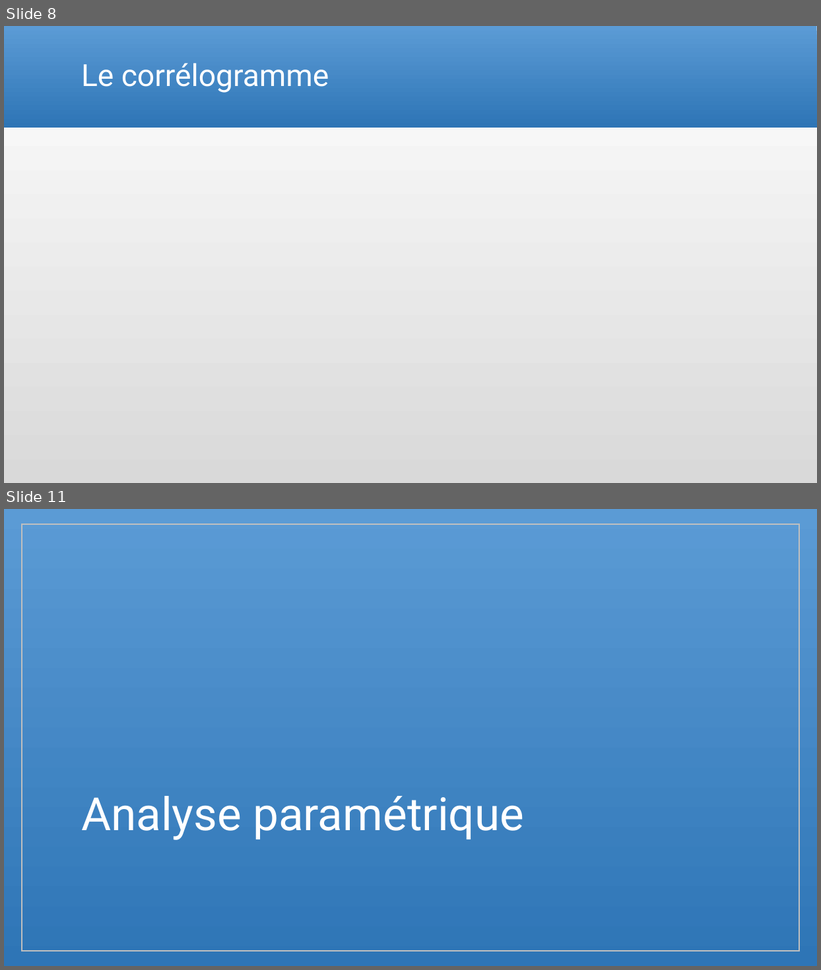
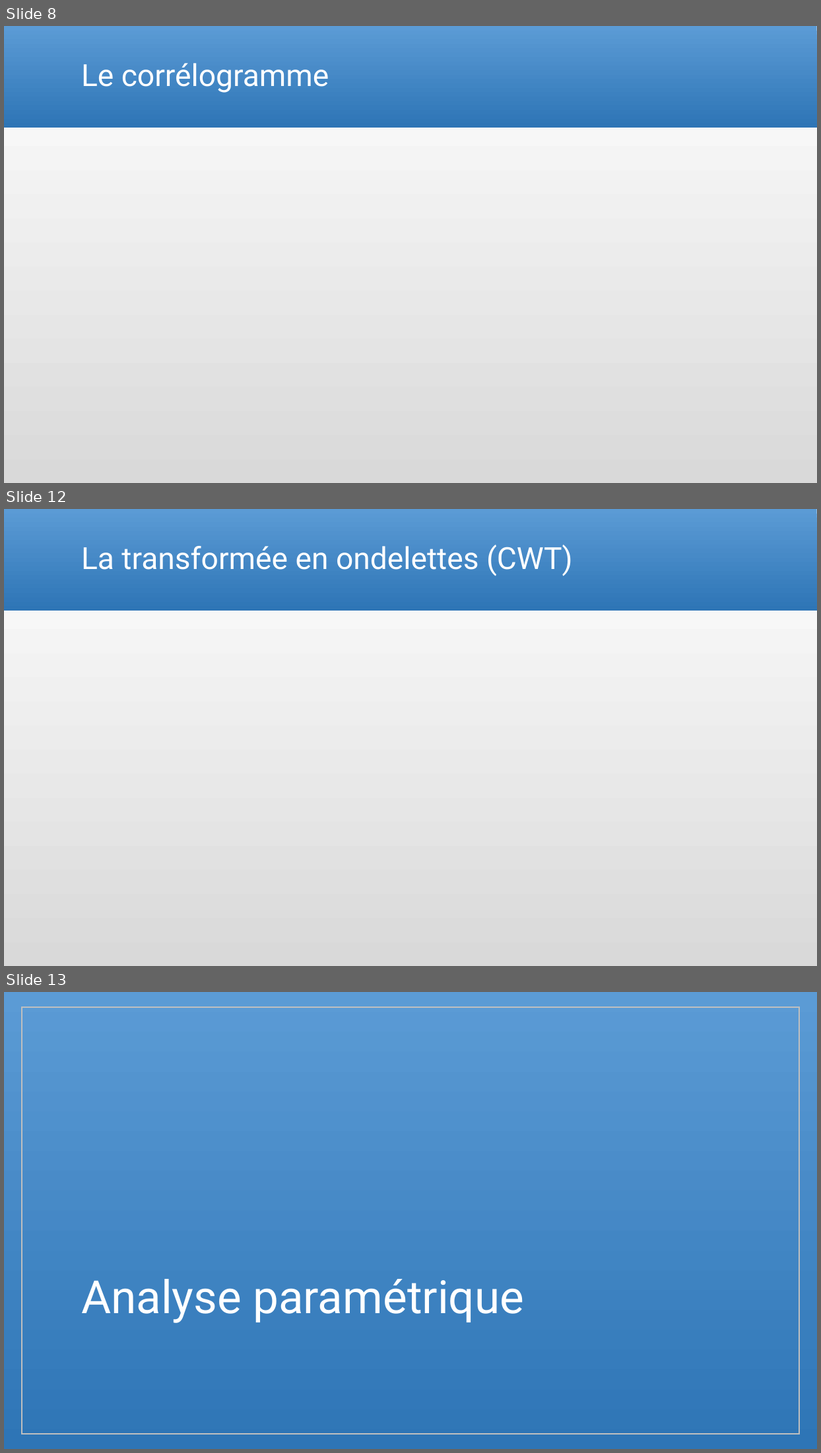
Before and after one commit to Arcyno/analyse_spectrale, a slide deck: Analyse spectrale_etienne.pptx. Shown one above the other, each under a label of ours: slides 8 and 11 before the commit, slides 8, 12 and 13 after it; the slides between them are not shown. The pictures are 821x970 and 821x1453 pixels, drawn with LibreOffice and Linux fonts; fonts in the diff are those of the drawing; grey boxes stand for pictures. Boxes give left, top, right and bottom in pixels: in the first picture for what was removed or moved away, otherwise in the second. Text is boxed around its words. In the diff, an @@ line names an element or a change of style, - is before the commit and + after.

```diff
--- a/Analyse spectrale_etienne.pptx
+++ b/Analyse spectrale_etienne.pptx
@@ slide 12 added at bbox=[4, 509, 817, 966], background gradient #D9D9D9 to #FFFFFF; not listed: 1 template element that a slide beside it also shows @@
@@ title added at bbox=[81, 545, 573, 576], 36 pt, text #FFFFFF @@
+La transformée en ondelettes (CWT)
@@ what was slide 11 is now slide 13 @@
```
Also in this commit, not shown: 5 slides changed, 1 other slide added.
